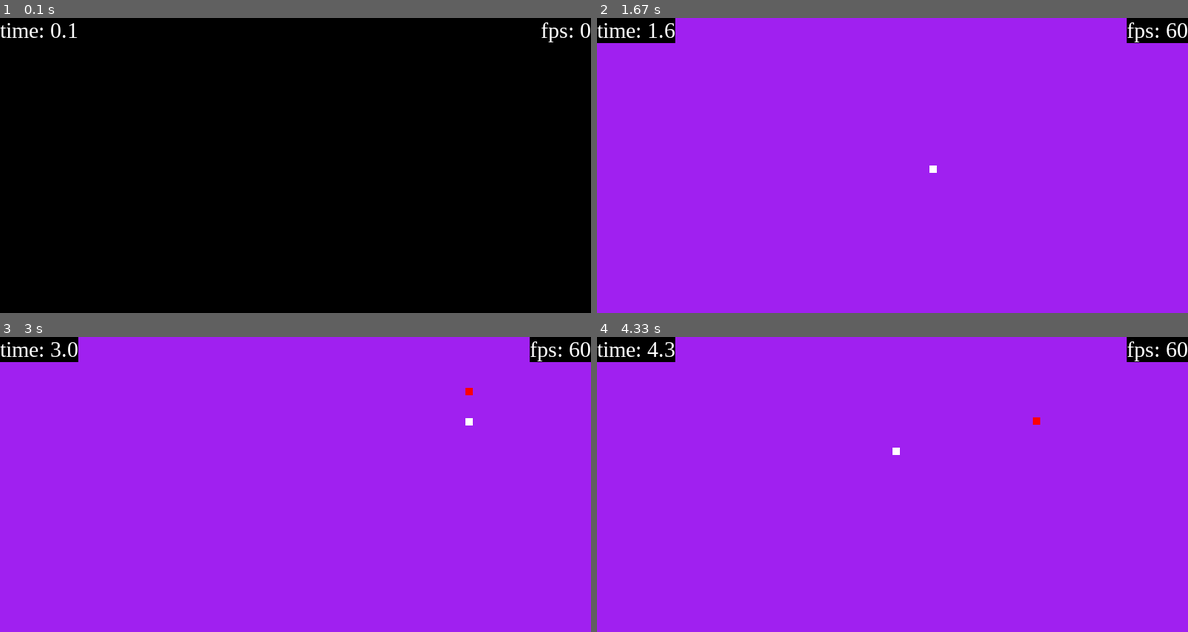
Above: before the commit, frames 1-4 (two rows, left to right).
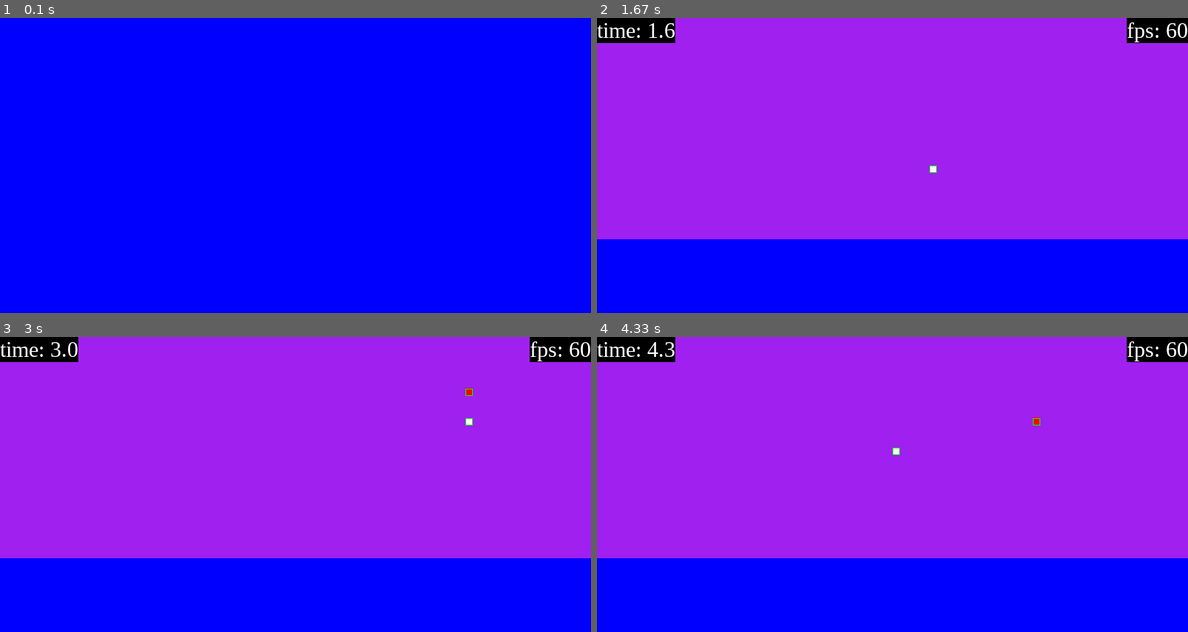
Above: after the commit, the same moments.

Repository: JPaoloMaloles/Pygame-Shooter
Game: pygame game, started from gamecycle.py
The game is run twice, just before and just after one commit, with the same random seed, the same clock (stepped at 60 frames per second) and the same inputs.
Inputs:
- Up to frame 1 (0.1 s): no input
- Up to frame 2 (1.67 s): tap Space at 0.33, 1.17 s; hold Esc 0.67-1.13 s; hold D 0.67-1.13 s; hold D from 1.5 s (still down)
- Up to frame 3 (3 s): release D at 1.97 s; hold W 2-2.3 s; hold D 2.33-2.8 s; hold A from 2.83 s (still down)
- Up to frame 4 (4.33 s): release A at 3.37 s; hold S 3.4-3.7 s; hold A 3.73-4.13 s; hold W from 4.17 s (still down)

The runs differ from the first frame. In frame 1, 100% of the frame differs, in the area x 0-100%, y 0-100%; in frame 2, 25%; in frame 3, 25%; in frame 4, 25%.

Commit message:
enemy collision, game end state

Diff:
--- a/Player.py
+++ b/Player.py
@@ -5,8 +5,10 @@
     #     self.player_position = pygame.Vector2(
     # input['display_surface'].get_width() / 2, input['display_surface'].get_height() / 2)
         self.player_surface = input['player_surface']
+        self.player_rect = self.player_surface.get_rect(topleft=input['player_position'])
 
     def render(self, display_surface, player_position):
-        player_rect = display_surface.get_rect(topleft=player_position)
-        display_surface.blit(self.player_surface, player_rect)
+        self.player_rect = self.player_surface.get_rect(topleft=player_position)
+        display_surface.blit(self.player_surface, self.player_rect)
         self.player_surface.fill(self.player_color)
+        pygame.draw.rect(display_surface, 'Green', self.player_rect, 1)
--- a/Projectiles.py
+++ b/Projectiles.py
@@ -1,26 +1,28 @@
 import pygame
-class ProjectileClass():
+class EnemyClass():
     def __init__(self, input):
-        self.projectile_color = input["projectile_color"]
+        self.enemy_color = input["enemy_color"]
         self.position = pygame.Vector2(
             input['x_position'], input['y_position'])
-        self.projectile = pygame.Surface((10, 10))
-        self.rectangle = input['display_surface'].get_rect(topleft=(self.position))
+        self.enemy_surface = pygame.Surface((10, 10))
+        self.rectangle = self.enemy_surface.get_rect(topleft=(self.position))
 
     def fill(self, display_surface):
-        self.projectile.fill(f'{self.projectile_color}')
-        display_surface.blit(self.projectile, self.position)
-        print(f"projectile rendered at {self.position}")
+        self.rectangle = self.enemy_surface.get_rect(topleft=self.position)
+        self.enemy_surface.fill(f'{self.enemy_color}')
+        display_surface.blit(self.enemy_surface, self.position)
+        print(f"enemy_surface rendered at {self.position}")
+        pygame.draw.rect(display_surface, 'Green', self.rectangle, 1)
 
     def chase(self, player_position):
         a = self.position.x
         b = self.position.y
-        print(f'&&&&&&&&&&&&&&&&&&&&&&&&&&&&&&&: {player_position.x}')
-        print(f'&&&&&&&&&&&&&&&&&&&&&&&&&&&&&&&: {self.position.x}')
+        print(f'&&&&&&&&&&&&&&&&&&&&&&&&&&&&&&&: {player_position}')
+        # print(f'&&&&&&&&&&&&&&&&&&&&&&&&&&&&&&&: {self.position.x}')
         # print(
         #     f'&&&&&&&&&&&&&&&&&&&&&&&&&&&&&&&: {(player_position.x - self.position.x)/0.5}')
         if abs((player_position.x - self.position.x)/0.5) >= 0.5:
-            print(f'@@@@@@@@@@@@@@@@@@@@@@@@@@ {((a - player_position.x)/0.5):12f}')
+            # print(f'@@@@@@@@@@@@@@@@@@@@@@@@@@ {((a - player_position.x)/0.5):12f}')
             if player_position.x > self.position.x:
                 self.position.x = self.position.x + \
                     ((player_position.x - self.position.x) /
@@ -30,8 +32,8 @@
                     ((player_position.x - self.position.x) /
                      ((player_position.x - self.position.x)/0.5))
         if abs((player_position.y - self.position.y)/0.5) >= 0.5:
-            print(
-                f'!!!!!!!!!!!!!!!!!!!!!!!! {((b - player_position.y)/0.5):12f}')
+            # print(
+            #     f'!!!!!!!!!!!!!!!!!!!!!!!! {((b - player_position.y)/0.5):12f}')
             if player_position.y > self.position.y:
                 self.position.y = self.position.y + \
                     ((player_position.y - self.position.y) /
--- a/gamecycle.py
+++ b/gamecycle.py
@@ -3,7 +3,7 @@
 import random
 import time
 from Player import PlayerClass
-from Projectiles import ProjectileClass
+from Projectiles import EnemyClass
 
 
 pygame.init()
@@ -51,14 +51,23 @@
             enemy_objects.append(time_passed)
             enemy_creation_timestamp.append(time_passed)
             print(f'pastprojectiles 0: {enemy_creation_timestamp[0]}')
-            enemy_objects[len(enemy_objects) - 1] = ProjectileClass(
-                {'projectile_color': 'red', 'x_position': player_position.x, 'y_position': random.randint(0, display_surface.get_height()), 'display_surface':display_surface})
+            enemy_objects[len(enemy_objects) - 1] = EnemyClass(
+                {'enemy_color': 'red', 'x_position': player_position.x, 'y_position': random.randint(0, display_surface.get_height()), 'display_surface':display_surface})
             print(
                 f'pastprojectiles AFTER: {enemy_objects[len(enemy_objects) - 1]}')
             enemy_objects[0].fill(display_surface)
 
         if len(enemy_creation_timestamp) > 1:
             enemy_creation_timestamp.pop(0)
+
+def player_enemy_collision(player_rect):
+    continue_game = True
+    print(f'number of enemies: {len(enemy_objects)}')
+    for enemy in enemy_objects:
+        if pygame.Rect.colliderect(player.player_rect, enemy.rectangle):
+            continue_game = False
+    return continue_game
+
 
 # ------------------------------------------------------ game cycle
 while running:
@@ -78,6 +87,11 @@
                     game_running = True
 
     while game_running:
+        floor_surface = pygame.Surface((display_surface.get_width(), 100))
+        floor_surface.fill('Blue')
+        floor_rect = floor_surface.get_rect(
+            topleft=(0, display_surface.get_height() - floor_surface.get_height()))
+
         time_passed = round(pygame.time.get_ticks() * 0.001, 1)
         dt = clock.tick(60) / 1000
         for event in pygame.event.get():
@@ -87,6 +101,7 @@
             if event.type ==  pygame.KEYDOWN:
                 if event.key == pygame.K_ESCAPE:
                     player_objects = []
+                    enemy_objects = []
                     enemy_creation_timestamp = []
                     game_running = False
     # keys = pygame.key.get_pressed()
@@ -108,21 +123,35 @@
         if keys[pygame.K_d]:
             player_position.x += 300 * dt
 
-        print(f'@@@@@@@@@@@@@ {player_position.x}')
-        print(f'~~~~~~~~~~~~~ {player_position.y}')
+        # print(f'@@@@@@@@@@@@@ {player_position.x}')
+        # print(f'~~~~~~~~~~~~~ {player_position.y}')
         create_enemy()
         # ------------------------------------------------------ rendering graphics
         display_surface.fill('Purple')
+        display_surface.blit(
+                floor_surface, (0, display_surface.get_height() - floor_surface.get_height()))
+
         time_display(time_passed)
+        for enemy in enemy_objects:
+            enemy.chase(player_position)
+            enemy.fill(display_surface)
+            #put missile collision here
+
         for player in player_objects:
             out_of_bounds(player_position, player.player_surface)
             player.render(display_surface, player_position)
-            # display_surface.blit(player.player_surface, player_rect)
-        for enemy in enemy_objects:
-            enemy.chase(player_position)
-            enemy.fill(display_surface)
+            game_running = player_enemy_collision(player.player_rect)
+
+        if not game_running:
+            player_objects = []
+            enemy_objects = []
+            enemy_creation_timestamp = []
+
+
         pygame.display.flip()
+        print(f'gamerunning is : {game_running}')
     time_display(time_passed)
+    display_surface.fill('Blue')
     pygame.display.flip()
 
 
